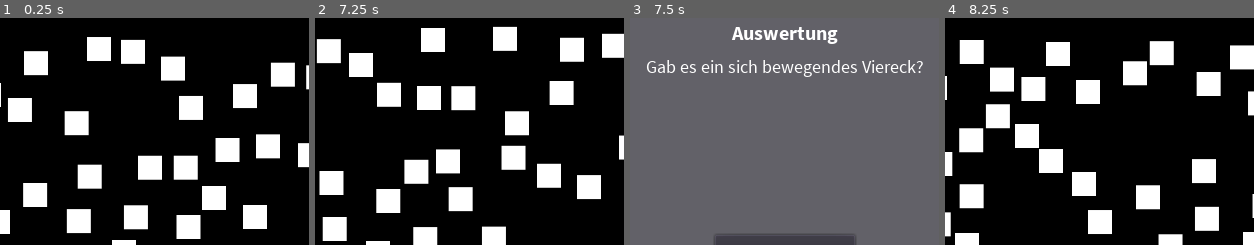
Above: before the commit, frames 1-4 (left to right).
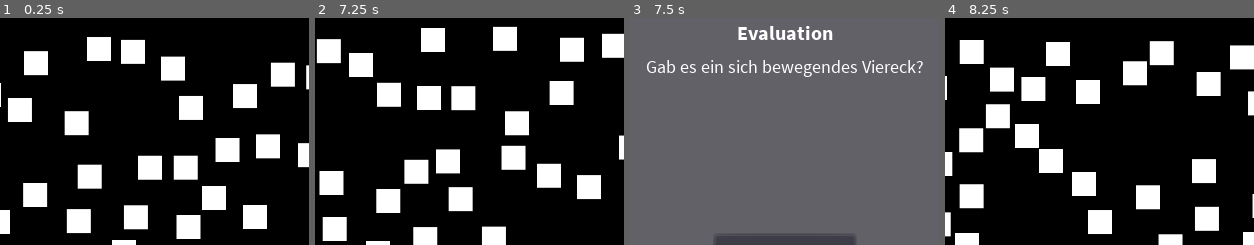
Above: after the commit, the same moments.

Repository: nevs-devs/preattentiv
Game: Godot game, scene res://Main.tscn
Two runs of this game, one before a commit and one after it. Both use one fixed random seed, a clock stepped at 60 frames per second and the inputs below.
Inputs:
- Up to frame 1 (0.25 s): no input
- Up to frame 2 (7.25 s): tap Enter (ui_accept) at 0.5, 0.77, 1.25, 1.52, 2, 2.75, 3.02, 3.5, 3.77, 4.25, 4.52, 6.02, 6.77 s
- Up to frame 3 (7.5 s): no input
- Up to frame 4 (8.25 s): tap Enter (ui_accept) at 7.52 s; click "Ja" at 8 s
The pictures show only the part of the screen within x 37-86%, y 13-63%; the shares and areas given below are measured in that part.

Frames 1-2 are identical in both runs. In frame 3, 0.9% of the frame differs, in the area x 33-68%, y 3-12%; in frame 4, nothing differs.

Commit message:
results page added

Diff:
--- a/Result.tscn
+++ b/Result.tscn
@@ -71,7 +71,7 @@
 margin_right = 160.0
 margin_bottom = -156.0
 custom_fonts/font = SubResource( 2 )
-text = "Auswertung"
+text = "Evaluation"
 align = 1
 valign = 1
 __meta__ = {
--- /dev/null
+++ b/Results.gd
@@ -0,0 +1,4 @@
+extends Node2D
+
+func set_text(text: String) -> void:
+	$TextEdit.text = text
--- a/Evaluation.tscn
+++ b/Results.tscn
@@ -1,15 +1,16 @@
-[gd_scene load_steps=7 format=2]
+[gd_scene load_steps=8 format=2]
 
-[ext_resource path="res://res/font/SourceSansPro-Regular.ttf" type="DynamicFontData" id=2]
-[ext_resource path="res://res/font/SourceSansPro-Bold.ttf" type="DynamicFontData" id=3]
+[ext_resource path="res://res/font/SourceSansPro-Regular.ttf" type="DynamicFontData" id=1]
+[ext_resource path="res://res/font/SourceSansPro-Bold.ttf" type="DynamicFontData" id=2]
+[ext_resource path="res://Results.gd" type="Script" id=3]
 
 [sub_resource type="DynamicFont" id=1]
 size = 18
-font_data = ExtResource( 2 )
+font_data = ExtResource( 1 )
 
 [sub_resource type="DynamicFont" id=2]
 size = 20
-font_data = ExtResource( 3 )
+font_data = ExtResource( 2 )
 
 [sub_resource type="DynamicFontData" id=3]
 font_path = "res://res/font/SourceSansPro-Regular.ttf"
@@ -17,12 +18,13 @@
 [sub_resource type="DynamicFont" id=4]
 font_data = SubResource( 3 )
 
-[node name="Evaluation" type="Node2D"]
+[node name="Results" type="Node2D"]
+script = ExtResource( 3 )
 
 [node name="ColorRect" type="ColorRect" parent="."]
-margin_left = -200.0
+margin_left = -201.629
 margin_top = -200.0
-margin_right = 200.0
+margin_right = 198.371
 margin_bottom = 200.0
 color = Color( 0.388235, 0.384314, 0.411765, 1 )
 __meta__ = {
@@ -46,7 +48,7 @@
 margin_right = 160.0
 margin_bottom = -156.0
 custom_fonts/font = SubResource( 2 )
-text = "Evaluation"
+text = "Ergebnis"
 align = 1
 valign = 1
 __meta__ = {
@@ -55,9 +57,9 @@
 
 [node name="Description" type="Label" parent="."]
 margin_left = -173.0
-margin_top = -26.0
+margin_top = -44.0
 margin_right = 175.0
-margin_bottom = 27.0
+margin_bottom = 9.0
 custom_fonts/font = SubResource( 4 )
 text = "Bitte kopiere den untenstehenden Inhalt und sende Ihn bitte an uns über Whatsapp oder Telegram. "
 align = 1
@@ -65,3 +67,14 @@
 __meta__ = {
 "_edit_use_anchors_": false
 }
+
+[node name="TextEdit" type="TextEdit" parent="."]
+margin_left = -171.0
+margin_top = 11.0
+margin_right = 172.0
+margin_bottom = 130.0
+readonly = true
+syntax_highlighting = true
+__meta__ = {
+"_edit_use_anchors_": false
+}
